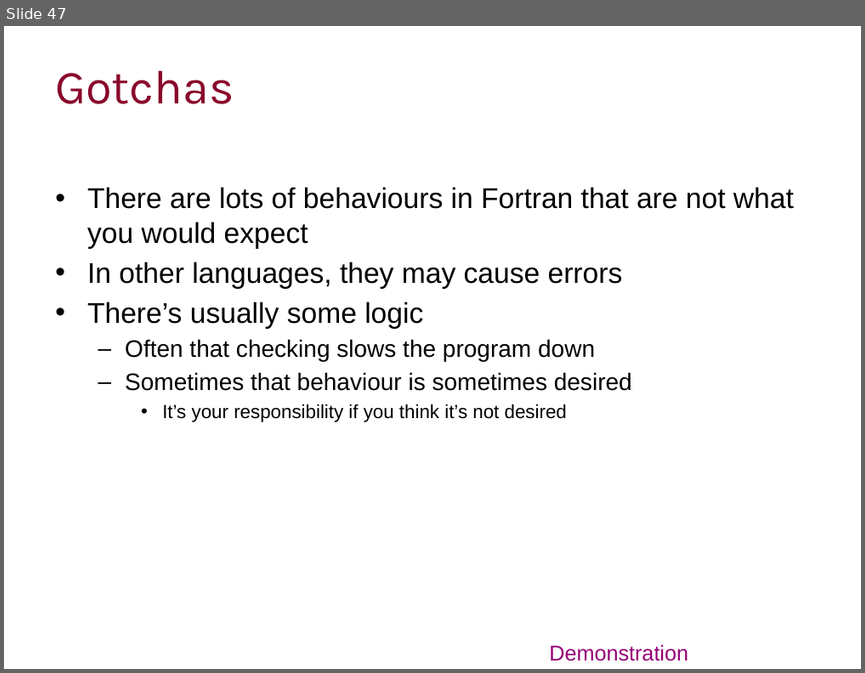
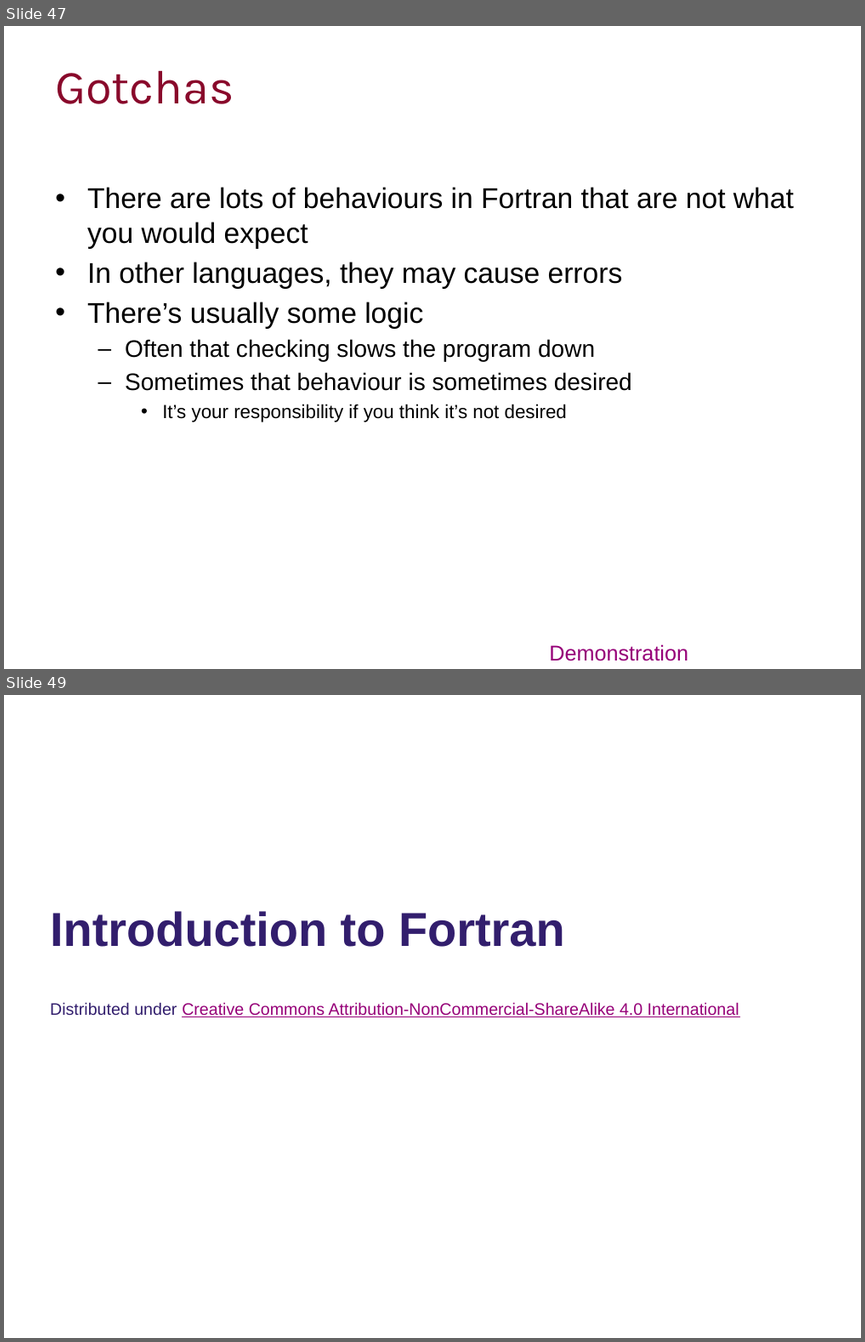
Before and after one commit to ImperialCollegeLondon/RCDS-introduction-to-fortran, a slide deck: Introduction to Fortran Slides.pptx. Shown one above the other, each under a label of ours: slide 47 before the commit, slides 47 and 49 after it; the slides between them are not shown. The pictures are 865x673 and 865x1342 pixels, drawn with LibreOffice and Linux fonts; fonts in the diff are those of the drawing; background and template pictures are left out. Boxes give left, top, right and bottom in pixels: in the first picture for what was removed or moved away, otherwise in the second. Text is boxed around its words. In the diff, an @@ line names an element or a change of style, - is before the commit and + after.

```diff
--- a/Introduction to Fortran Slides.pptx
+++ b/Introduction to Fortran Slides.pptx
@@ slide 49 added at (4,695,861,1338), background picture (left out) @@
@@ title added at (50,911,565,947), 40 pt, text #321E6D, bold @@
+Introduction to Fortran
@@ text added at (50,1002,739,1017), 14 pt, text #960078, underline @@
+Distributed under Creative Commons Attribution-NonCommercial-ShareAlike 4.0 International
```
Also in this commit, not shown: 1 other slide added, 1 slide removed.
